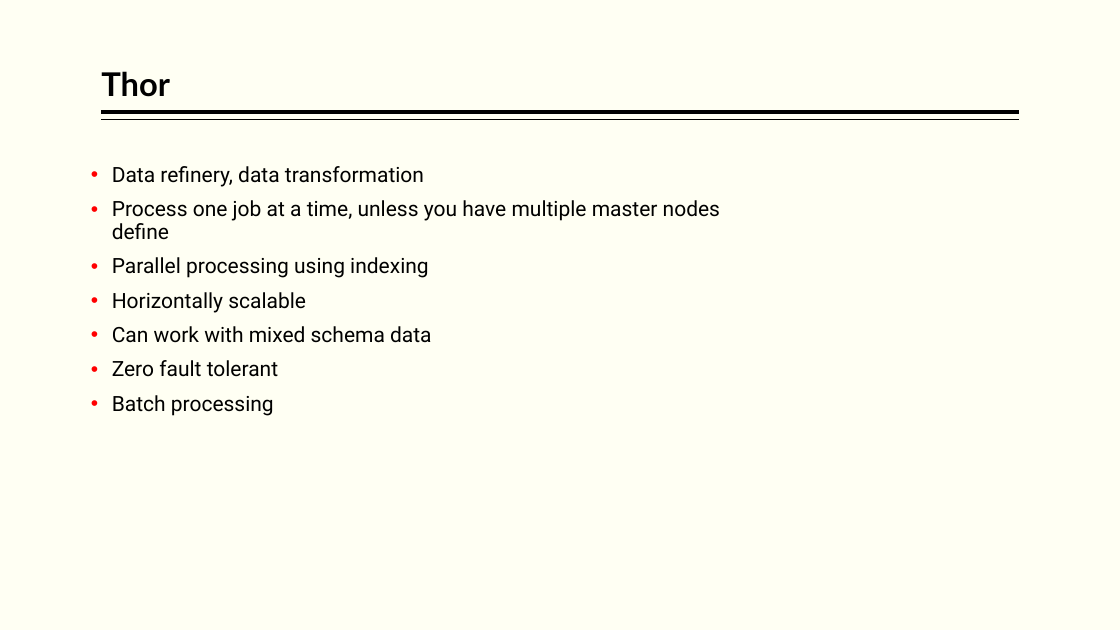
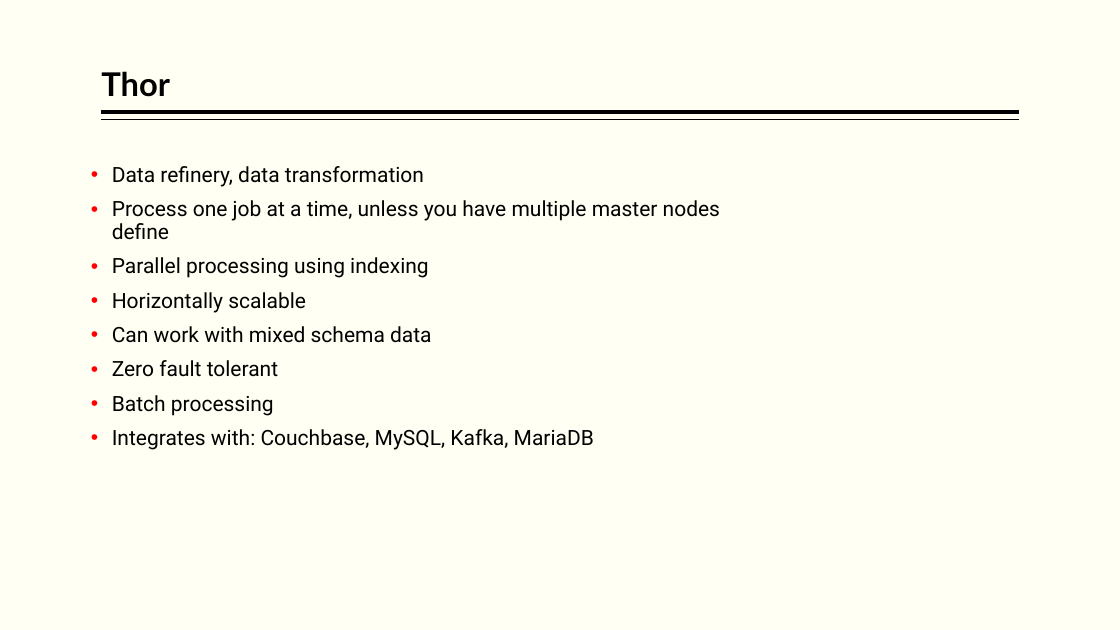
Before and after one commit to hpccsystems-solutions-lab/NCF-2021, a slide deck: slide 12 of BigData-ECL-NCF-2021.pptx. Drawn at 1120x630 pixels with LibreOffice and Linux fonts; fonts in the diff are those of the drawing. Boxes give left, top, right and bottom in pixels: in the first picture for what was removed or moved away, otherwise in the second. Text is boxed around its words. In the diff, an @@ line names an element or a change of style, - is before the commit and + after.

```diff
--- a/BigData-ECL-NCF-2021.pptx
+++ b/BigData-ECL-NCF-2021.pptx
@@ text at (112,429,594,450): paragraph added @@
+• Integrates with: Couchbase, MySQL, Kafka, MariaDB
```
Also in this commit, not shown: 6 other slides changed.
